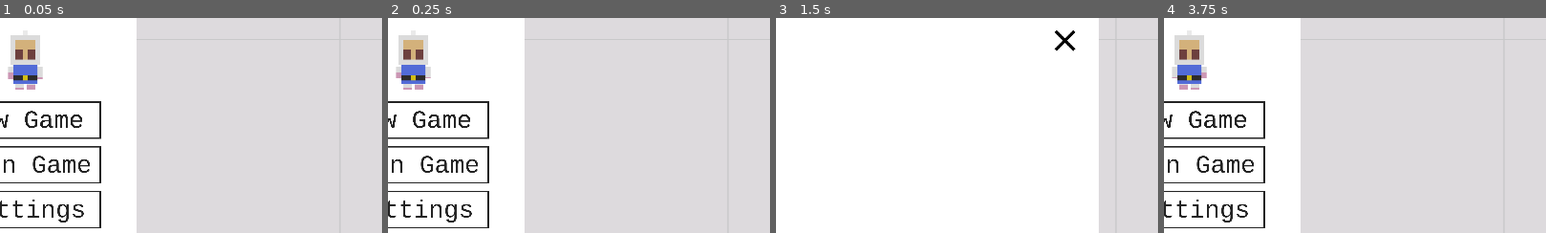
Above: before the commit, frames 1-4 (left to right).
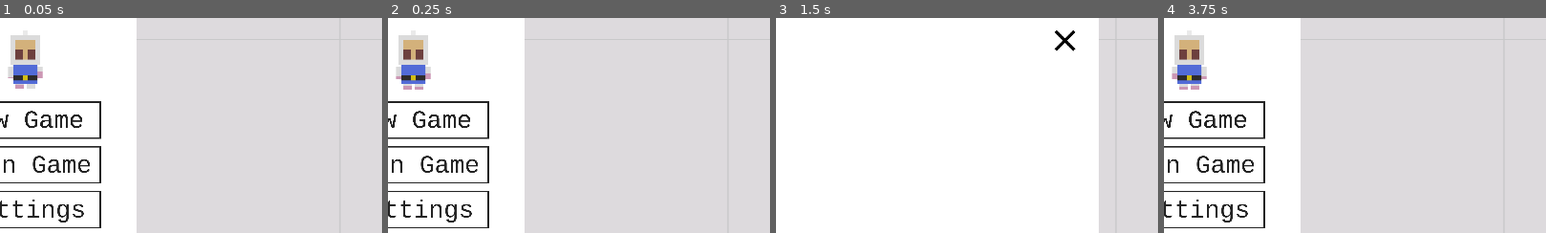
Above: after the commit, the same moments.

Repository: AmarOk1412/Eksplode.re
Game: Godot game, scene res://src/Lobby.tscn
Same seed, same stepped clock (60 frames per second), same inputs: the game is played once before the commit and once after it. Sound files missing from this copy of the repository are replaced by a short silence.
Inputs (mouse positions are % of the whole screen's width and height, from its top left):
- Up to frame 1 (0.05 s): no input
- Up to frame 2 (0.25 s): no input
- Up to frame 3 (1.5 s): tap Enter (ui_accept) at 0.5, 0.77 s; hold Right (ui_right) 0.53-1.25 s; click (50, 37) at 1.25 s
- Up to frame 4 (3.75 s): click (85, 81) at 2 s; click (85, 81) at 2.75 s; click (85, 19) at 3.5 s
The pictures show only the part of the screen within x 47-97%, y 13-63%; the shares and areas given below are measured in that part.

The runs differ from the first frame. In frame 1, 0.2% of the frame differs, in the area x 2-12%, y 24-34%; in frame 2, 0.1%; in frame 3, nothing differs; in frame 4, 0.1%.
Error in both runs: Assertion failed. (res://src/gamestate.gd:117)

Commit message:
network: manage explosions server side
Issue: #15

Diff:
--- a/src/Bomb.gd
+++ b/src/Bomb.gd
@@ -203,8 +203,14 @@
 	for collider in final_colliders: # Loop through all the colliders.
 		if collider.is_in_group("Box"):
 			tiles.append(tileMap.world_to_map(collider.position) + Vector2(0, -1))
-		if collider.is_in_group("Destroyable"):
-			collider.explode()
+		if is_network_master():
+			# Handle explosions server side
+			if collider.is_in_group("Player"):
+				gamestate.master_explode_player(collider.get_network_master())
+			elif collider.is_in_group("Box") && collider.is_in_group("Destroyable"):
+				gamestate.master_explode_box(collider.position)
+			elif collider.is_in_group("Item"):
+				gamestate.master_explode_item(collider.position)
 
 	var currentPos = tileMap.world_to_map(self.position)
 	for d in range(0, 4):
--- a/src/Lobby.tscn
+++ b/src/Lobby.tscn
@@ -123,7 +123,7 @@
 position = Vector2( 150, 70 )
 scale = Vector2( 0.33, 0.33 )
 frames = SubResource( 3 )
-frame = 9
+frame = 3
 playing = true
 
 [node name="Settings" type="Panel" parent="."]
--- a/src/gamestate.gd
+++ b/src/gamestate.gd
@@ -170,8 +170,8 @@
 	var boxTile = tileMap.world_to_map(boxPos)
 	for player in get_tree().get_nodes_in_group("Player"):
 		var playerPos = tileMap.world_to_map(player.get_position())
-		if playerPos == boxTile:
-			player.explode()
+		if playerPos == boxTile && is_network_master():
+			master_explode_player(player.get_network_master())
 	for box in get_tree().get_nodes_in_group("Box"):
 		var mapBoxPos = tileMap.world_to_map(box.get_position() + Vector2(prefs.CELL_SIZE/2, prefs.CELL_SIZE))
 		if mapBoxPos == boxTile + Vector2(1, 2):
@@ -181,6 +181,38 @@
 			false,
 			pos
 		])
+
+func master_explode_player(master_id):
+	for p in players:
+		rpc_id(p, "explode_player", master_id)
+	self.explode_player(master_id)
+
+func master_explode_box(pos):
+	for p in players:
+		rpc_id(p, "explode_box", pos)
+	self.explode_box(pos)
+
+func master_explode_item(pos):
+	for p in players:
+		rpc_id(p, "explode_item", pos)
+	self.explode_item(pos)
+
+remote func explode_player(master_id):
+	for player in get_tree().get_nodes_in_group("Player"):
+		if master_id == player.get_network_master():
+			player.explode()
+
+remote func explode_box(position):
+	for box in get_tree().get_nodes_in_group("Box"):
+		if position == box.position:
+			box.explode()
+			break
+
+remote func explode_item(position):
+	for item in get_tree().get_nodes_in_group("Item"):
+		if position == item.position:
+			item.explode()
+			break
 
 func spawn_end_box():
 	var width = prefs.END_X - prefs.START_X
